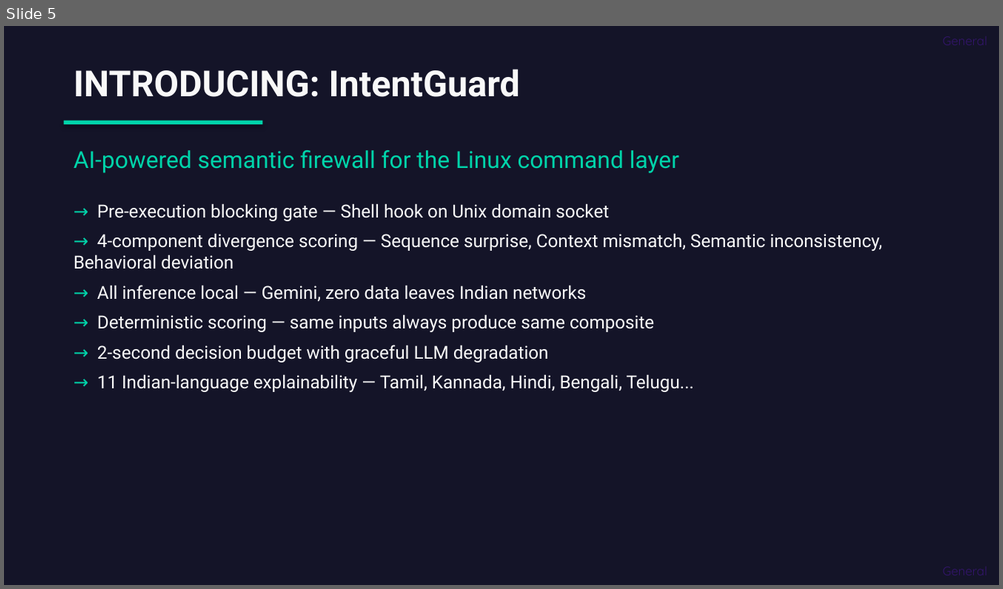
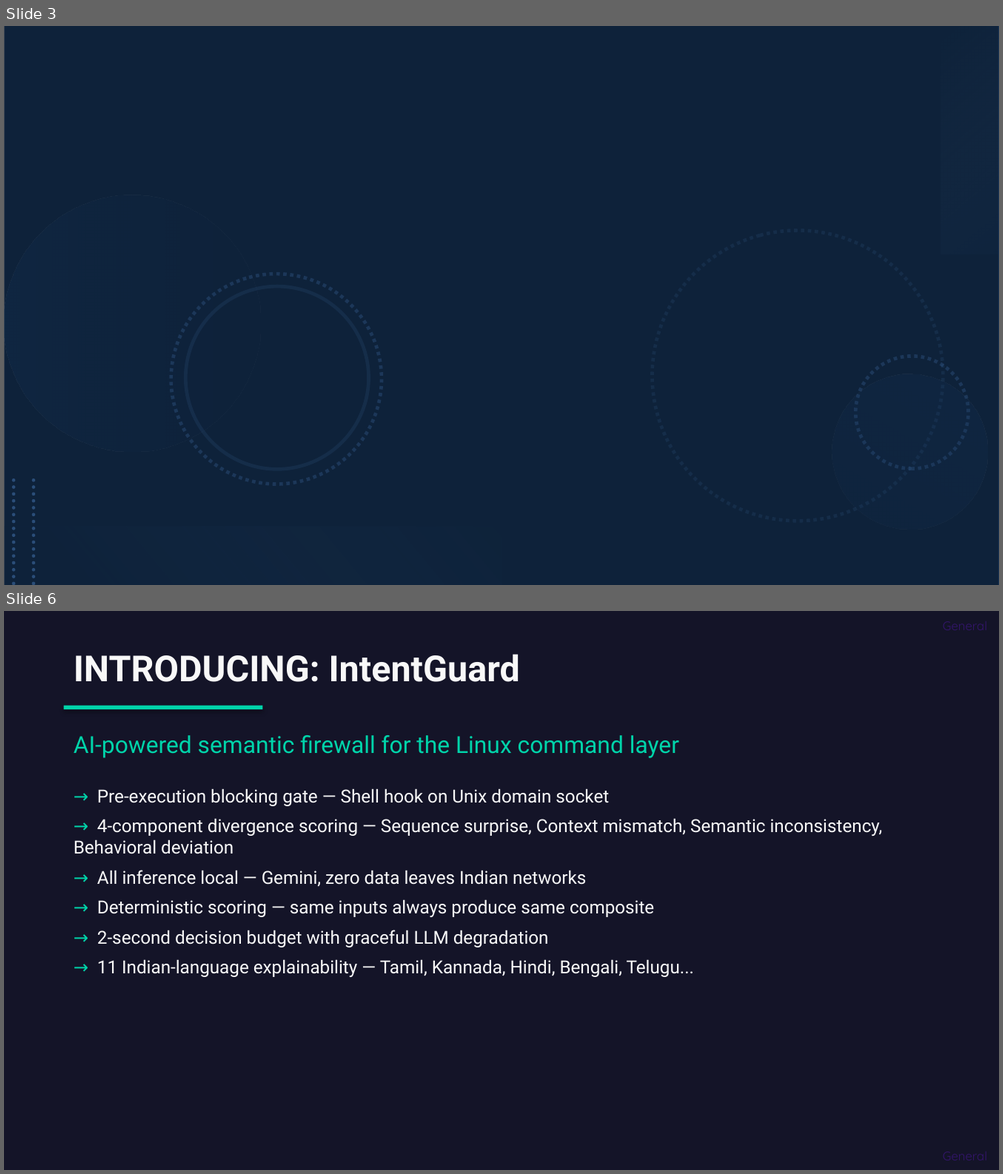
Before and after one commit to rachitGupta-ai/IntentGuard, a slide deck: docs/IntentGuard-CDAC-Deck_2026.pptx. Shown one above the other, each under a label of ours: slide 5 before the commit, slides 3 and 6 after it; the slides between them are not shown. The pictures are 1003x589 and 1003x1174 pixels, drawn with LibreOffice and Linux fonts; fonts in the diff are those of the drawing; background and template pictures are left out. Boxes give left, top, right and bottom in pixels: in the first picture for what was removed or moved away, otherwise in the second. Text is boxed around its words. In the diff, an @@ line names an element or a change of style, - is before the commit and + after.

```diff
--- a/docs/IntentGuard-CDAC-Deck_2026.pptx
+++ b/docs/IntentGuard-CDAC-Deck_2026.pptx
@@ slide 3 added at (4, 26, 999, 585), background picture (left out) @@
@@ rectangle added at (4, 26, 999, 585), fill #1F497D @@
@@ rectangle added at (4, 26, 999, 585), fill #000000 at 53% opacity @@
@@ rectangle added at (940, 27, 998, 254), fill gradient #8EB4E3 to #17375E @@
@@ group added at (4, 195, 999, 557): 6 ellipses @@
@@ line added from (14, 480) to (14, 585), #0F243E 2.5 pt dashed @@
@@ line added from (34, 480) to (34, 585), #0F243E 2.5 pt dashed @@
@@ rectangle added at (4, 527, 501, 585), fill gradient #0F243E to #558ED5 @@
@@ what was slide 5 is now slide 6 @@
```
Also in this commit, not shown: 1 slide changed, 3 other slides added, 3 slides removed, 29 other files.
